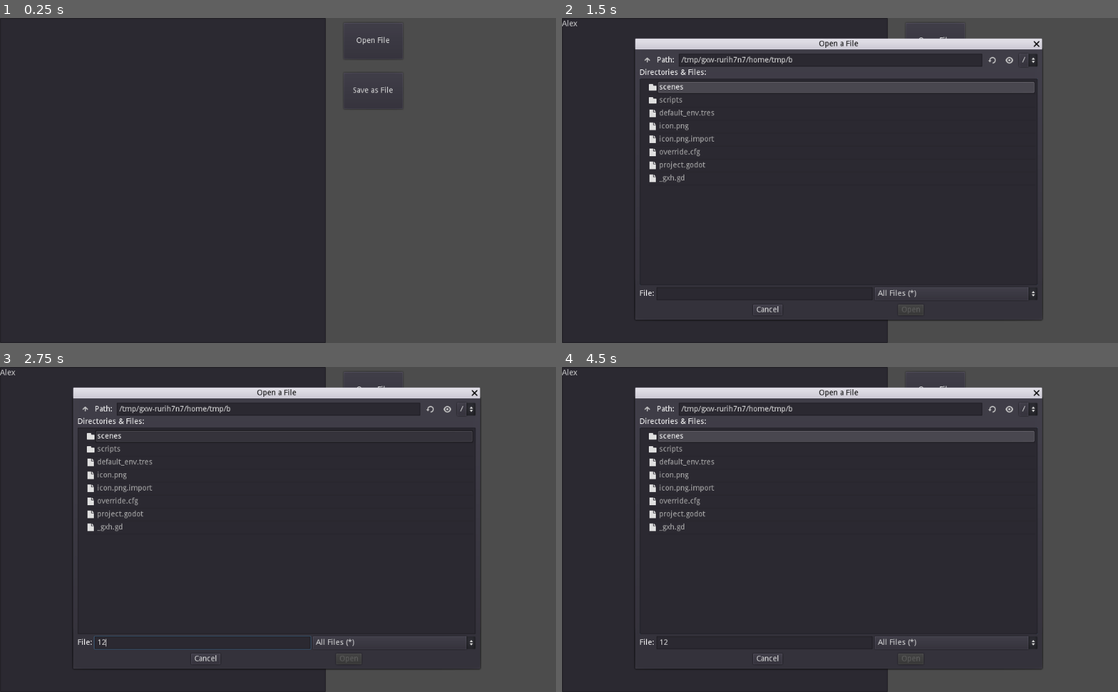
Above: before the commit, frames 1-4 (two rows, left to right).
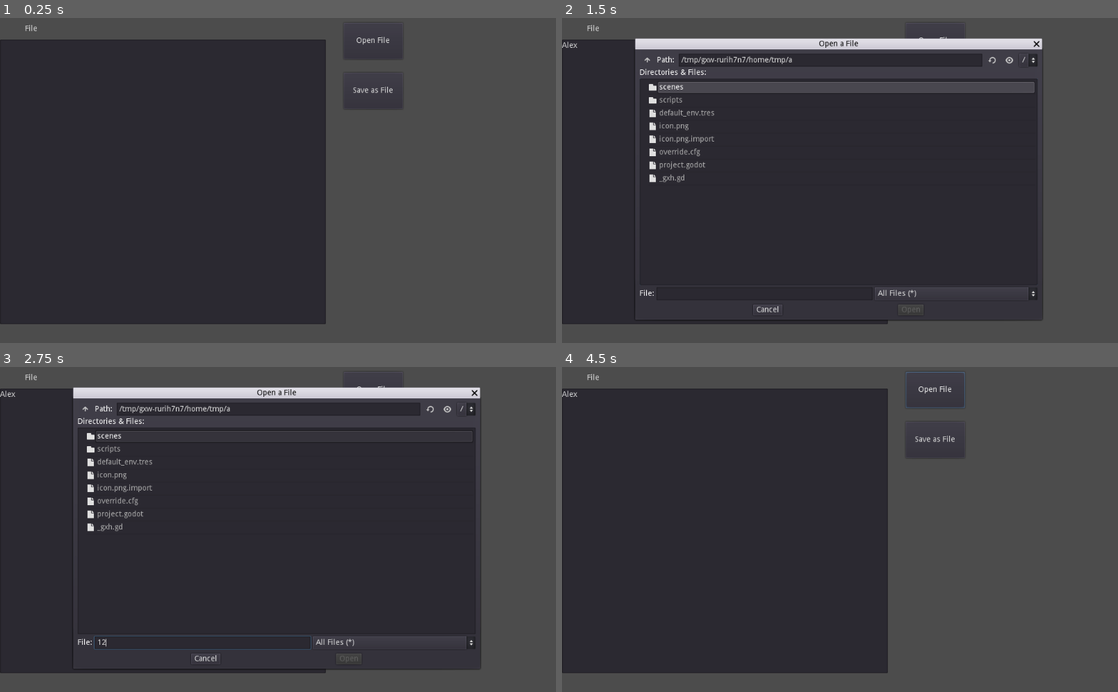
Above: after the commit, the same moments.

Repository: jagc/textEditor
Game: Godot game, scene res://scenes/main.tscn
Same seed, same stepped clock (60 frames per second), same inputs: the game is played once before the commit and once after it.
Inputs (mouse positions are in pixels of both pictures, inside the frame that each line leads up to):
- Up to frame 1 (0.25 s): no input
- Up to frame 2 (1.5 s): click (723, 180) at 0.52 s; type "Alex" at 0.6 s; click "Open File" at 1.25 s
- Up to frame 3 (2.75 s): click (200, 643) at 2.02 s; type "12" at 2.1 s
- Up to frame 4 (4.5 s): click "Save as File" at 2.75 s; click (595, 376) at 3.5 s, where only the run after the commit has a clickable "File"; click "Open File" at 4.25 s

The runs differ from the first frame. In frame 1, 7.3% of the frame differs, in the area x 0-59%, y 0-100%; in frame 2, 7.1%; in frame 3, 7.1%; in frame 4, 31%, in the area x 0-87%, y 0-100%.

Commit message:
added functions to make menu button work

Diff:
--- a/scenes/main.tscn
+++ b/scenes/main.tscn
@@ -8,8 +8,9 @@
 script = ExtResource( 1 )
 
 [node name="TextEdit" type="TextEdit" parent="."]
+margin_top = 40.0
 margin_right = 600.0
-margin_bottom = 600.0
+margin_bottom = 565.0
 
 [node name="openFile" type="Button" parent="."]
 margin_left = 633.0
@@ -44,6 +45,11 @@
 access = 2
 current_dir = "R:/Projects/GoDot/textEditor"
 current_path = "R:/Projects/GoDot/textEditor/"
+
+[node name="MenuButtonFile" type="MenuButton" parent="."]
+margin_right = 115.0
+margin_bottom = 40.0
+text = "File"
 [connection signal="pressed" from="openFile" to="." method="_on_openFile_pressed"]
 [connection signal="pressed" from="saveFile" to="." method="_on_saveFile_pressed"]
 [connection signal="file_selected" from="FileDialog" to="." method="_on_FileDialog_file_selected"]
--- a/scripts/app.gd
+++ b/scripts/app.gd
@@ -1,7 +1,20 @@
 extends Control
 
 func _ready():
-	pass # Replace with function body.
+	$MenuButtonFile.get_popup().add_item("Open File")
+	$MenuButtonFile.get_popup().add_item("Save as File")
+	$MenuButtonFile.get_popup().add_item("Quit")
+
+	$MenuButtonFile.get_popup().connect("id_pressed", self, "_on_item_pressed")
+
+func _on_item_pressed(arg):
+	match arg:
+		0:
+			_on_openFile_pressed()
+		1:
+			_on_saveFile_pressed()
+		2:
+			_quit_app()
 
 func _process(_delta):
 	if Input.is_action_just_pressed("saveFile"):
@@ -9,7 +22,7 @@
 	elif Input.is_action_just_pressed("openFile"):
 		_on_openFile_pressed()
 	elif Input.is_action_just_pressed("quit"):
-		get_tree().quit()
+		_quit_app()
 
 func _on_openFile_pressed():
 	$FileDialog.popup()
@@ -30,3 +43,6 @@
 	f.open(path, 2)
 	f.store_string($TextEdit.text)
 	f.close()
+
+func _quit_app():
+	get_tree().quit()
